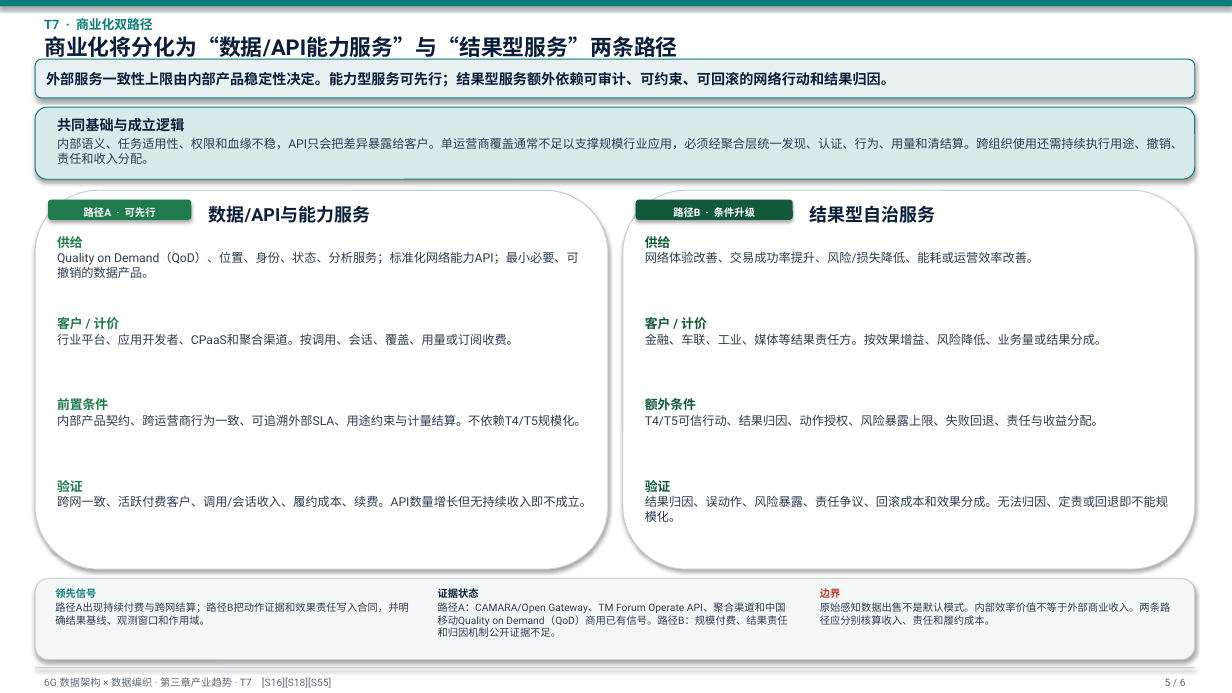
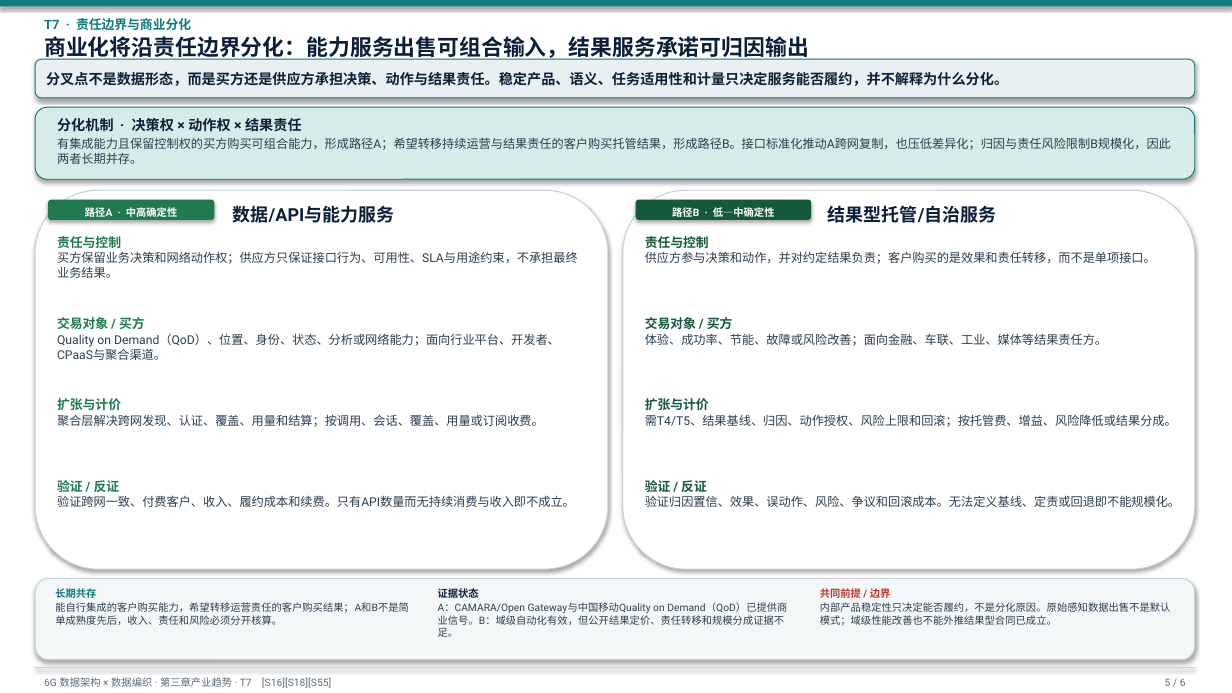
Before and after one commit to newmanxiang/6GDataPlane, a slide deck: slide 5 of reports/6g-data-fabric-section-3-deck.pptx. Drawn at 1232x693 pixels with LibreOffice and Linux fonts; fonts in the diff are those of the drawing. Boxes give left, top, right and bottom in pixels: in the first picture for what was removed or moved away, otherwise in the second. Text is boxed around its words. In the diff, an @@ line names an element or a change of style, - is before the commit and + after.

```diff
--- a/reports/6g-data-fabric-section-3-deck.pptx
+++ b/reports/6g-data-fabric-section-3-deck.pptx
@@ text at box(44, 18, 191, 30): text changed @@
-T7 · 商业化双路径
+T7 · 责任边界与商业分化
@@ text at box(44, 36, 809, 60): text changed @@
-商业化将分化为“数据/API能力服务”与“结果型服务”两条路径
+商业化将沿责任边界分化：能力服务出售可组合输入，结果服务承诺可归因输出
@@ text in rounded rectangle at box(46, 72, 1008, 86): text changed @@
-外部服务一致性上限由内部产品稳定性决定。能力型服务可先行；结果型服务额外依赖可审计、可约束、可回滚的网络行动和结果归因。
+分叉点不是数据形态，而是买方还是供应方承担决策、动作与结果责任。稳定产品、语义、任务适用性和计量只决定服务能否履约，并不解释为什么分化。
@@ text at box(57, 118, 302, 132): text changed @@
-共同基础与成立逻辑
+分化机制 · 决策权 × 动作权 × 结果责任
@@ text at box(57, 138, 1171, 164): text changed @@
-内部语义、任务适用性、权限和血缘不稳，API只会把差异暴露给客户。单运营商覆盖通常不足以支撑规模行业应用，必须经聚合层统一发现、认证、行为、用量和清结算。跨组织使用还需持续执行用途、撤销、责任和收入分配。
+有集成能力且保留控制权的买方购买可组合能力，形成路径A；希望转移持续运营与结果责任的客户购买托管结果，形成路径B。接口标准化推动A跨网复制，也压低差异化；归因与责任风险限制B规模化，因此两者长期并存。
@@ rounded rectangle: place and size @@
-rounded rectangle at box(48, 200, 191, 220)
+rounded rectangle at box(48, 200, 214, 220)
@@ text at box(85, 207, 177, 217): text changed @@
-路径A · 可先行
+路径A · 中高确定性
@@ text "数据/API与能力服务": place and size @@
-text "数据/API与能力服务" at box(209, 205, 371, 223)
+text "数据/API与能力服务" at box(233, 205, 395, 223)
@@ rounded rectangle: place and size @@
-rounded rectangle at box(636, 200, 793, 220)
+rounded rectangle at box(636, 200, 811, 220)
@@ text at box(672, 206, 775, 220): text changed @@
-路径B · 条件升级
+路径B · 低—中确定性
@@ text at box(828, 205, 997, 223): text changed @@
-结果型自治服务
+结果型托管/自治服务
@@ text at box(57, 236, 121, 248): text changed @@
-供给
+责任与控制
@@ text at box(645, 236, 709, 248): text changed @@
-供给
+责任与控制
@@ text at box(57, 251, 578, 278): text changed @@
-Quality on Demand（QoD）、位置、身份、状态、分析服务；标准化网络能力API；最小必要、可撤销的数据产品。
+买方保留业务决策和网络动作权；供应方只保证接口行为、可用性、SLA与用途约束，不承担最终业务结果。
@@ text at box(645, 251, 1156, 264): text changed @@
-网络体验改善、交易成功率提升、风险/损失降低、能耗或运营效率改善。
+供应方参与决策和动作，并对约定结果负责；客户购买的是效果和责任转移，而不是单项接口。
@@ text at box(57, 317, 145, 329): text changed @@
-客户 / 计价
+交易对象 / 买方
@@ text at box(645, 317, 733, 329): text changed @@
-客户 / 计价
+交易对象 / 买方
@@ text at box(57, 333, 560, 360): text changed @@
-行业平台、应用开发者、CPaaS和聚合渠道。按调用、会话、覆盖、用量或订阅收费。
+Quality on Demand（QoD）、位置、身份、状态、分析或网络能力；面向行业平台、开发者、CPaaS与聚合渠道。
@@ text at box(645, 333, 1107, 346): text changed @@
-金融、车联、工业、媒体等结果责任方。按效果增益、风险降低、业务量或结果分成。
+体验、成功率、节能、故障或风险改善；面向金融、车联、工业、媒体等结果责任方。
@@ text at box(57, 398, 121, 410): text changed @@
-前置条件
+扩张与计价
@@ text at box(57, 414, 544, 427): text changed @@
-内部产品契约、跨运营商行为一致、可追溯外部SLA、用途约束与计量结算。不依赖T4/T5规模化。
+聚合层解决跨网发现、认证、覆盖、用量和结算；按调用、会话、覆盖、用量或订阅收费。
@@ text at box(645, 414, 1177, 427): text changed @@
-T4/T5可信行动、结果归因、动作授权、风险暴露上限、失败回退、责任与收益分配。
+需T4/T5、结果基线、归因、动作授权、风险上限和回滚；按托管费、增益、风险降低或结果分成。
@@ text at box(645, 398, 709, 410): text changed @@
-额外条件
+扩张与计价
@@ text at box(57, 495, 575, 507): text changed @@
-跨网一致、活跃付费客户、调用/会话收入、履约成本、续费。API数量增长但无持续收入即不成立。
+验证跨网一致、付费客户、收入、履约成本和续费。只有API数量而无持续消费与收入即不成立。
@@ text at box(57, 480, 120, 492): text changed @@
-验证
+验证 / 反证
@@ text at box(645, 495, 1180, 507): text changed @@
-结果归因、误动作、风险暴露、责任争议、回滚成本和效果分成。无法归因、定责或回退即不能规模化。
+验证归因置信、效果、误动作、风险、争议和回滚成本。无法定义基线、定责或回退即不能规模化。
@@ text at box(645, 480, 707, 492): text changed @@
-验证
+验证 / 反证
@@ text at box(55, 588, 96, 598): text changed @@
-领先信号
+长期共存
@@ text at box(820, 587, 891, 601): text changed @@
-边界
+共同前提 / 边界
@@ text at box(55, 602, 409, 625): text changed @@
-路径A出现持续付费与跨网结算；路径B把动作证据和效果责任写入合同，并明确结果基线、观测窗口和作用域。
+能自行集成的客户购买能力，希望转移运营责任的客户购买结果；A和B不是简单成熟度先后，收入、责任和风险必须分开核算。
@@ text at box(438, 602, 787, 637): text changed @@
-路径A：CAMARA/Open Gateway、TM Forum Operate API、聚合渠道和中国移动Quality on Demand（QoD）商用已有信号。路径B：规模付费、结果责任和归因机制公开证据不足。
+A：CAMARA/Open Gateway与中国移动Quality on Demand（QoD）已提供商业信号。B：域级自动化有效，但公开结果定价、责任转移和规模分成证据不足。
@@ text at box(820, 602, 1171, 626): text changed @@
-原始感知数据出售不是默认模式。内部效率价值不等于外部商业收入。两条路径应分别核算收入、责任和履约成本。
+内部产品稳定性只决定能否履约，不是分化原因。原始感知数据出售不是默认模式；域级性能改善也不能外推结果型合同已成立。
```
Also in this commit, not shown: 1 other slide changed, 2 other files.
